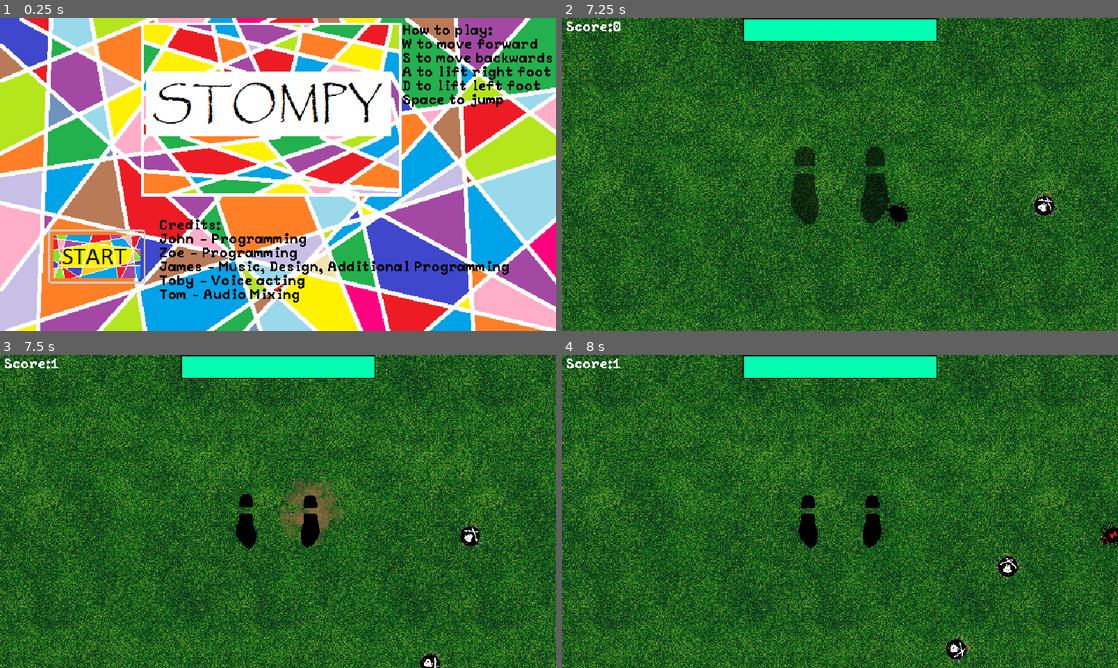
Above: before the commit, frames 1-4 (two rows, left to right).
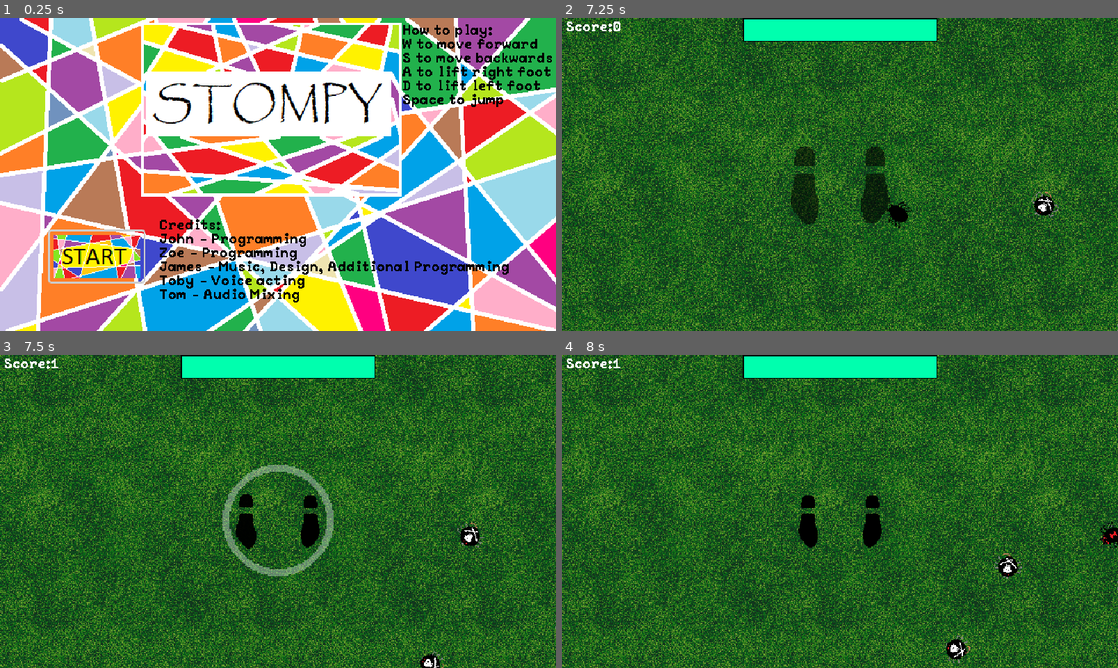
Above: after the commit, the same moments.

Repository: Burger-Bois/ld56
Game: Godot game, scene res://src/main.tscn
The game is run twice, just before and just after one commit, with the same random seed, the same clock (stepped at 60 frames per second) and the same inputs.
Inputs (mouse positions are in pixels of both pictures, inside the frame that each line leads up to):
- Up to frame 1 (0.25 s): no input
- Up to frame 2 (7.25 s): click (656, 255) at 0.5 s; tap Enter at 1.25, 5 s; hold D (right) 1.28-2.03 s; tap Space (jump) at 1.52, 2.27, 2.75, 3.77, 4.52, 5.27, 6.77 s; hold S (backward) 2.03-2.78 s; hold D (right) 2.78-3.53 s; hold W (forward) 3.53-4.28 s; hold A (left) 4.28-5.78 s; hold S (backward) 5.78-6.53 s; hold D (right) from 6.53 s (still down)
- Up to frame 3 (7.5 s): release D (right) at 7.28 s; hold W (forward) from 7.28 s (still down)
- Up to frame 4 (8 s): keep holding W (forward); tap Space (jump) at 7.52 s

Frames 1-2 are identical in both runs. In frame 3, 2.3% of the frame differs, in the area x 40-63%, y 35-71%; in frame 4, nothing differs.

Commit message:
Update stomp animation

Diff:
--- a/src/boot.gd
+++ b/src/boot.gd
@@ -13,7 +13,6 @@
 
 @onready var _animations := $AnimationPlayer as AnimationPlayer
 @onready var _hit_box := $Hitbox as Area2D
-@onready var _stomp_particles := $StompParticles as GPUParticles2D
 
 
 func _ready():
@@ -81,12 +80,8 @@
 
 
 func stomp():
-	var enemy_hit := false
 	for enemy in _damage_box_enemies:
 		enemy.hit()
-		enemy_hit = true
-	if enemy_hit:
-		_stomp_particles.restart()
 
 
 func _hit(enemy: Enemy):
--- a/src/boot.tscn
+++ b/src/boot.tscn
@@ -1,6 +1,7 @@
-[gd_scene load_steps=13 format=3 uid="uid://cws28uf05ad5r"]
+[gd_scene load_steps=17 format=3 uid="uid://cws28uf05ad5r"]
 
 [ext_resource type="Script" path="res://src/boot.gd" id="2_1ylds"]
+[ext_resource type="Texture2D" uid="uid://c3ie1xxbu3ab2" path="res://assets/shockwave.png" id="2_bvii1"]
 [ext_resource type="Texture2D" uid="uid://b2ggf8dmrc7fj" path="res://assets/boot.png" id="2_y1pjh"]
 
 [sub_resource type="CircleShape2D" id="CircleShape2D_dig0s"]
@@ -188,8 +189,74 @@
 "stomp_ready": SubResource("Animation_glt32")
 }
 
+[sub_resource type="Animation" id="Animation_4qnne"]
+length = 0.001
+tracks/0/type = "value"
+tracks/0/imported = false
+tracks/0/enabled = true
+tracks/0/path = NodePath("Shockwave:scale")
+tracks/0/interp = 1
+tracks/0/loop_wrap = true
+tracks/0/keys = {
+"times": PackedFloat32Array(0),
+"transitions": PackedFloat32Array(1),
+"update": 0,
+"values": [Vector2(0, 0)]
+}
+tracks/1/type = "value"
+tracks/1/imported = false
+tracks/1/enabled = true
+tracks/1/path = NodePath("Shockwave:modulate")
+tracks/1/interp = 1
+tracks/1/loop_wrap = true
+tracks/1/keys = {
+"times": PackedFloat32Array(0),
+"transitions": PackedFloat32Array(1),
+"update": 0,
+"values": [Color(1, 1, 1, 1)]
+}
+
+[sub_resource type="Animation" id="Animation_rwcjp"]
+resource_name = "shockwave"
+length = 0.5
+tracks/0/type = "value"
+tracks/0/imported = false
+tracks/0/enabled = true
+tracks/0/path = NodePath("Shockwave:scale")
+tracks/0/interp = 1
+tracks/0/loop_wrap = true
+tracks/0/keys = {
+"times": PackedFloat32Array(0, 0.5),
+"transitions": PackedFloat32Array(0.5, 1),
+"update": 0,
+"values": [Vector2(0, 0), Vector2(2.5, 2.5)]
+}
+tracks/1/type = "value"
+tracks/1/imported = false
+tracks/1/enabled = true
+tracks/1/path = NodePath("Shockwave:modulate")
+tracks/1/interp = 1
+tracks/1/loop_wrap = true
+tracks/1/keys = {
+"times": PackedFloat32Array(0, 0.266667, 0.5),
+"transitions": PackedFloat32Array(1, 0.5, 1),
+"update": 0,
+"values": [Color(0.43134, 0.43134, 0.43134, 0.509804), Color(0.431373, 0.431373, 0.431373, 0.509804), Color(0.431373, 0.431373, 0.431373, 0)]
+}
+
+[sub_resource type="AnimationLibrary" id="AnimationLibrary_onge0"]
+_data = {
+"RESET": SubResource("Animation_4qnne"),
+"shockwave": SubResource("Animation_rwcjp")
+}
+
 [node name="Boot" type="Node2D"]
 script = ExtResource("2_1ylds")
+
+[node name="Shockwave" type="Sprite2D" parent="."]
+position = Vector2(4, 8)
+scale = Vector2(1e-05, 1e-05)
+texture = ExtResource("2_bvii1")
 
 [node name="DamageBox" type="Area2D" parent="."]
 position = Vector2(4, 8)
@@ -235,6 +302,11 @@
 "boot": SubResource("AnimationLibrary_2hui1")
 }
 
+[node name="ShockwaveAnimationPlayer" type="AnimationPlayer" parent="."]
+libraries = {
+"": SubResource("AnimationLibrary_onge0")
+}
+
 [connection signal="body_entered" from="DamageBox" to="." method="add_damage_box_enemy"]
 [connection signal="body_exited" from="DamageBox" to="." method="remove_damage_box_enemy"]
 [connection signal="body_entered" from="Hitbox" to="." method="_hit"]
--- a/src/player.gd
+++ b/src/player.gd
@@ -9,6 +9,7 @@
 @onready var _left_boot := $LeftBoot as Boot
 @onready var _right_boot := $RightBoot as Boot
 @onready var _daze_timer := $DazeTimer as Timer
+@onready var _shockwave_animations := $AnimationPlayer as AnimationPlayer
 
 enum State {IDLE, JUMPING, DAZED}
 
@@ -129,6 +130,7 @@
 	_left_boot.jump_finished.disconnect(_jump_finished)
 	_state = State.DAZED
 	_daze_timer.start()
+	_shockwave_animations.play("shockwave/shockwave")
 
 
 func end_jump():
--- a/src/player.tscn
+++ b/src/player.tscn
@@ -1,6 +1,7 @@
-[gd_scene load_steps=21 format=3 uid="uid://j82506cb8570"]
+[gd_scene load_steps=26 format=3 uid="uid://j82506cb8570"]
 
 [ext_resource type="Script" path="res://src/player.gd" id="1_4c8sp"]
+[ext_resource type="Texture2D" uid="uid://c3ie1xxbu3ab2" path="res://assets/shockwave.png" id="2_454rn"]
 [ext_resource type="PackedScene" uid="uid://cws28uf05ad5r" path="res://src/boot.tscn" id="2_v8r4r"]
 [ext_resource type="AudioStream" uid="uid://bobuxt2x20kbo" path="res://assets/ouch/ouch1.mp3" id="5_b0jx2"]
 [ext_resource type="AudioStream" uid="uid://c46jrg3u1torb" path="res://assets/Splats/body hit with grunt 2.wav" id="6_581li"]
@@ -44,12 +45,80 @@
 stream_1/stream = ExtResource("18_pttoo")
 stream_2/stream = ExtResource("19_nyudl")
 
+[sub_resource type="Animation" id="Animation_d2d33"]
+length = 0.001
+tracks/0/type = "value"
+tracks/0/imported = false
+tracks/0/enabled = true
+tracks/0/path = NodePath("Shockwave:scale")
+tracks/0/interp = 1
+tracks/0/loop_wrap = true
+tracks/0/keys = {
+"times": PackedFloat32Array(0),
+"transitions": PackedFloat32Array(1),
+"update": 0,
+"values": [Vector2(1e-05, 1e-05)]
+}
+tracks/1/type = "value"
+tracks/1/imported = false
+tracks/1/enabled = true
+tracks/1/path = NodePath("Shockwave:modulate")
+tracks/1/interp = 1
+tracks/1/loop_wrap = true
+tracks/1/keys = {
+"times": PackedFloat32Array(0),
+"transitions": PackedFloat32Array(1),
+"update": 0,
+"values": [Color(1, 1, 1, 1)]
+}
+
+[sub_resource type="AnimationLibrary" id="AnimationLibrary_j6hbx"]
+_data = {
+"RESET": SubResource("Animation_d2d33")
+}
+
+[sub_resource type="Animation" id="Animation_i5ntu"]
+tracks/0/type = "value"
+tracks/0/imported = false
+tracks/0/enabled = true
+tracks/0/path = NodePath("Shockwave:scale")
+tracks/0/interp = 1
+tracks/0/loop_wrap = true
+tracks/0/keys = {
+"times": PackedFloat32Array(0, 0.133333, 0.2),
+"transitions": PackedFloat32Array(0.594604, 1, 1),
+"update": 0,
+"values": [Vector2(2, 2), Vector2(2.3, 2.3), Vector2(2.5, 2.5)]
+}
+tracks/1/type = "value"
+tracks/1/imported = false
+tracks/1/enabled = true
+tracks/1/path = NodePath("Shockwave:modulate")
+tracks/1/interp = 1
+tracks/1/loop_wrap = true
+tracks/1/keys = {
+"times": PackedFloat32Array(0, 0.2),
+"transitions": PackedFloat32Array(1, 1),
+"update": 0,
+"values": [Color(1, 1, 1, 0.34902), Color(1, 1, 1, 0)]
+}
+
+[sub_resource type="AnimationLibrary" id="AnimationLibrary_73hsd"]
+_data = {
+"shockwave": SubResource("Animation_i5ntu")
+}
+
 [node name="Player" type="CharacterBody2D"]
 z_index = 1
 collision_layer = 0
 collision_mask = 2
 motion_mode = 1
 script = ExtResource("1_4c8sp")
+
+[node name="Shockwave" type="Sprite2D" parent="."]
+position = Vector2(0, 10)
+scale = Vector2(1e-05, 1e-05)
+texture = ExtResource("2_454rn")
 
 [node name="CollisionShape2D" type="CollisionShape2D" parent="."]
 position = Vector2(0, 9)
@@ -76,6 +145,12 @@
 stream = SubResource("AudioStreamRandomizer_kkfpk")
 volume_db = -8.748
 
+[node name="AnimationPlayer" type="AnimationPlayer" parent="."]
+libraries = {
+"": SubResource("AnimationLibrary_j6hbx"),
+"shockwave": SubResource("AnimationLibrary_73hsd")
+}
+
 [connection signal="hit" from="LeftBoot" to="." method="take_damage"]
 [connection signal="hit" from="LeftBoot" to="TakeDamageAudioPlayer" method="play" unbinds=1]
 [connection signal="hit" from="RightBoot" to="." method="take_damage"]
Binary file added: assets/shockwave.aseprite
Binary file added: assets/shockwave.png
Not shown, added: assets/shockwave.png.import
